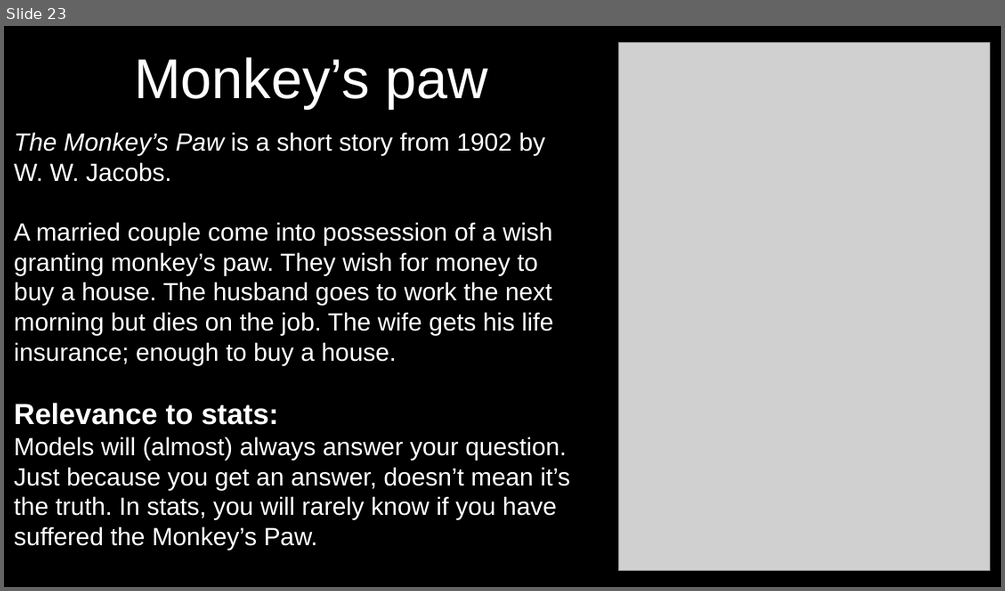
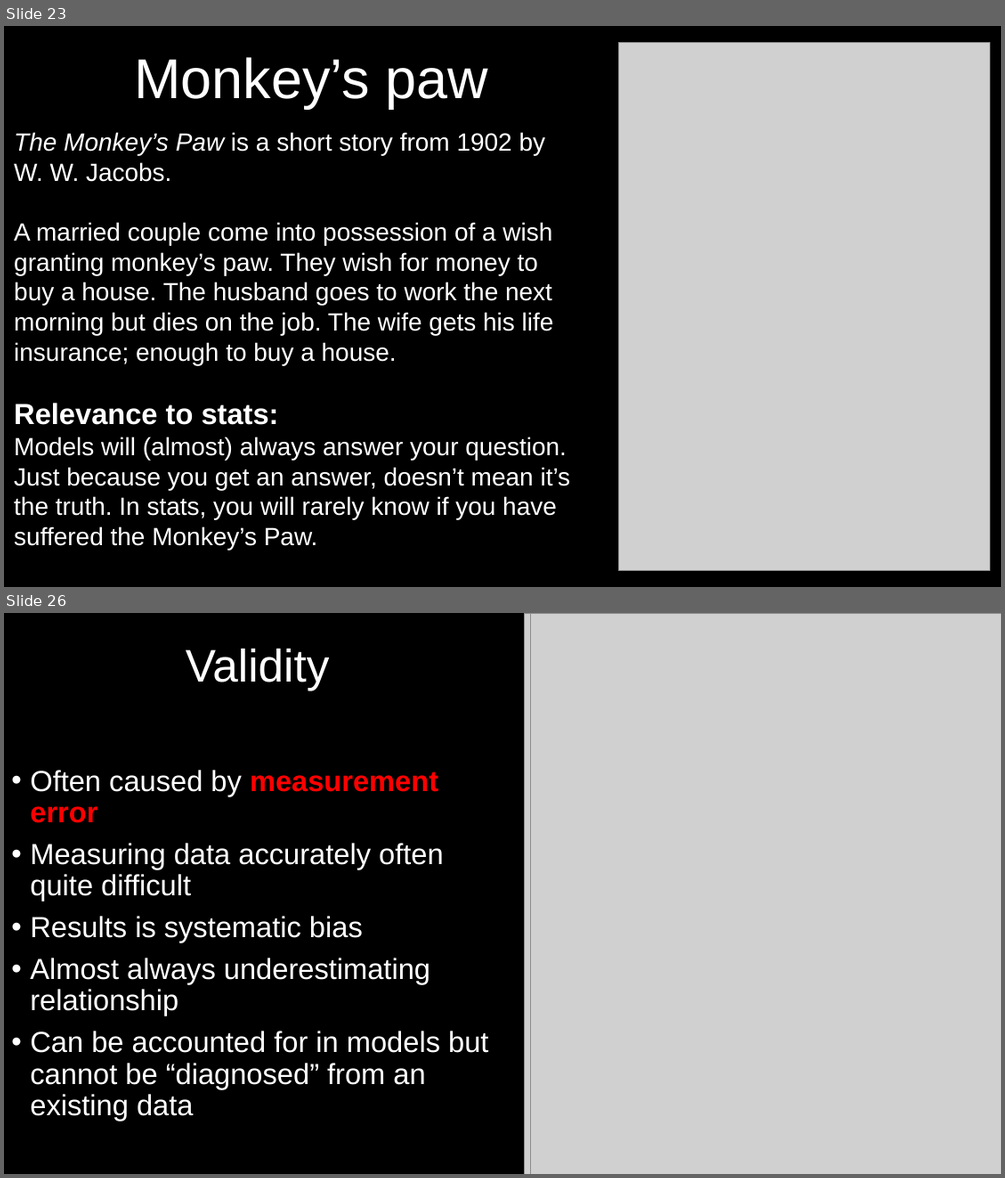
Before and after one commit to DeonRoos/stats-for-biologists, a slide deck: Lectures/Lecture 01.2 Introduction to linear models.pptx. Shown one above the other, each under a label of ours: slide 23 before the commit, slides 23 and 26 after it; the slides between them are not shown. The pictures are 1005x591 and 1005x1178 pixels, drawn with LibreOffice and Linux fonts; fonts in the diff are those of the drawing; grey boxes stand for pictures. Boxes give left, top, right and bottom in pixels: in the first picture for what was removed or moved away, otherwise in the second. Text is boxed around its words. In the diff, an @@ line names an element or a change of style, - is before the commit and + after.

```diff
--- a/Lectures/Lecture 01.2 Introduction to linear models.pptx
+++ b/Lectures/Lecture 01.2 Introduction to linear models.pptx
@@ slide 26 added at [4,613,1001,1174], background #000000 @@
@@ picture added at [524,613,1001,1174] @@
@@ picture added at [531,613,1001,1174] @@
@@ title added at [186,648,330,690], 44 pt, text #FFFFFF @@
+Validity
@@ text added at [30,770,488,1120], 28 pt, text #FFFFFF @@
+• Often caused by measurement error
+• Measuring data accurately often quite difficult
+• Results is systematic bias
+• Almost always underestimating relationship
+• Can be accounted for in models but cannot be “diagnosed” from an existing data
```
Also in this commit, not shown: 1 slide changed, 4 other slides added, 11 other files.
